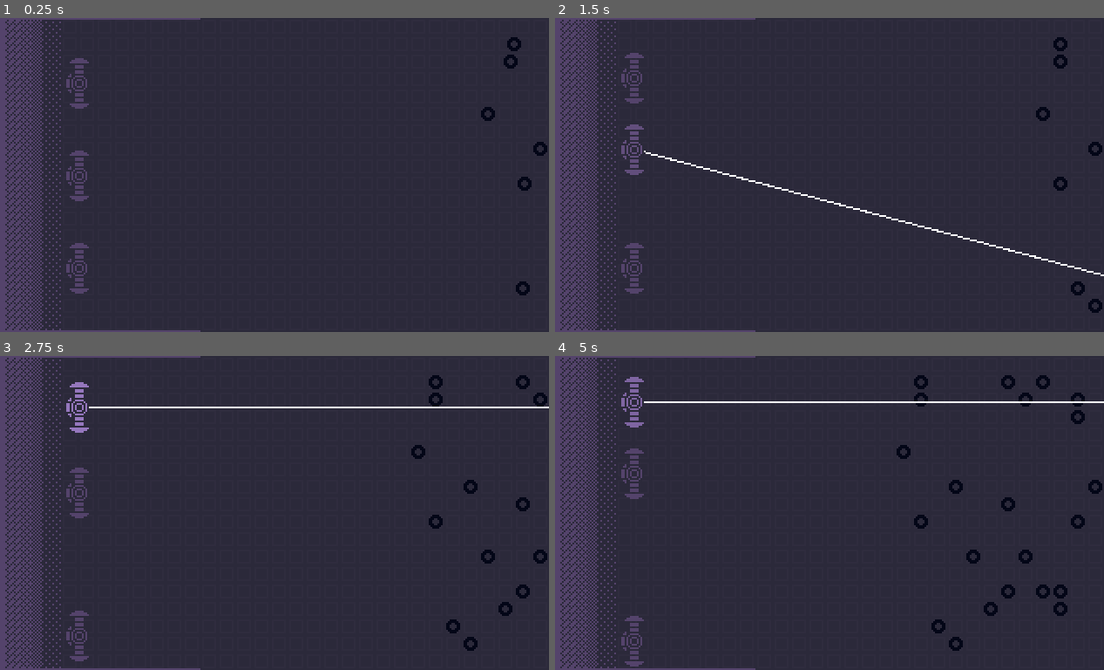
Above: before the commit, frames 1-4 (two rows, left to right).
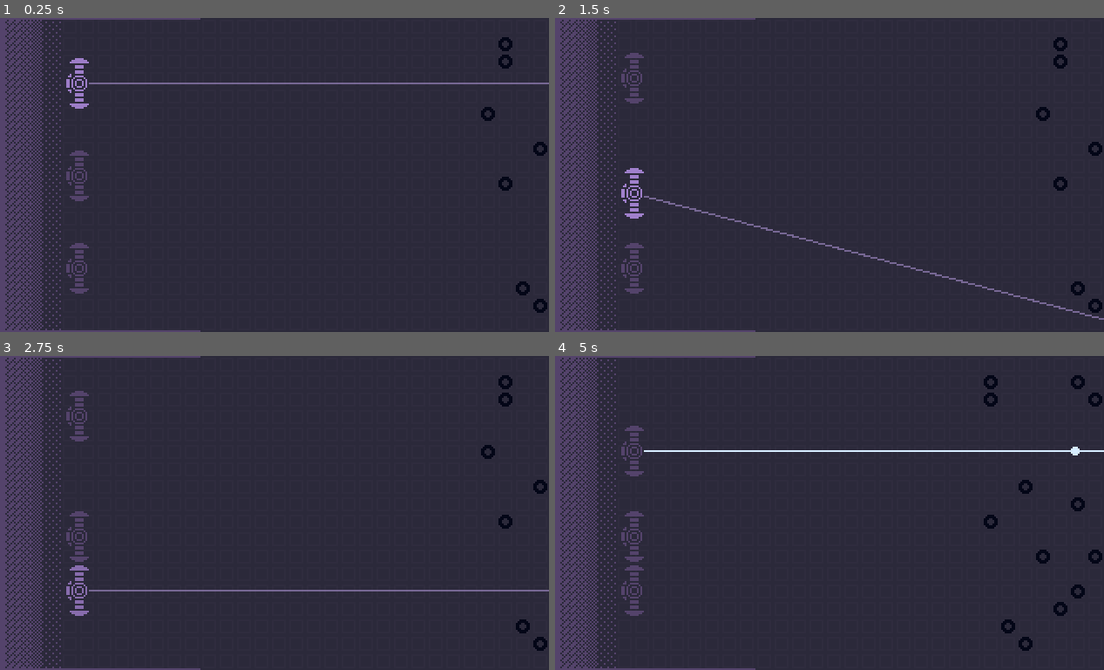
Above: after the commit, the same moments.

Repository: Aurif/Lightwave
Game: Godot game, scene res://scene.tscn
Two runs of this game, one before a commit and one after it. Both use one fixed random seed, a clock stepped at 60 frames per second and the inputs below.
Inputs:
- Up to frame 1 (0.25 s): no input
- Up to frame 2 (1.5 s): tap Enter at 0.5 s; hold A (move_up) 0.53-1.28 s; tap Shift at 0.6 s; hold D (move_down) from 1.28 s (still down); tap W (switch_angle) at 1.35 s
- Up to frame 3 (2.75 s): tap Shift at 1.55, 2.1 s; release D (move_down) at 2.03 s; hold A (move_up) from 2.03 s (still down)
- Up to frame 4 (5 s): tap Shift at 2.85, 3.8, 4.35 s; release A (move_up) at 3.53 s; hold D (move_down) from 3.53 s (still down); tap W (switch_angle) at 3.6 s

The runs differ from the first frame. In frame 1, 1.1% of the frame differs, in the area x 12-100%, y 6-94%; in frame 2, 1.4%; in frame 3, 3.7%; in frame 4, 4.6%, in the area x 12-100%, y 6-99%.

Commit message:
Added firing and enemy destroying

Diff:
--- a/components/mol/enemy/enemy.tscn
+++ b/components/mol/enemy/enemy.tscn
@@ -1,8 +1,18 @@
-[gd_scene load_steps=2 format=3 uid="uid://0x73rcsem3bv"]
+[gd_scene load_steps=3 format=3 uid="uid://0x73rcsem3bv"]
 
 [ext_resource type="Texture2D" uid="uid://buchx102g1mv7" path="res://assets/sprites/enemies/default.png" id="1_uy72o"]
 
-[node name="Enemy" type="Sprite2D"]
+[sub_resource type="RectangleShape2D" id="RectangleShape2D_uy72o"]
+size = Vector2(10, 10)
+
+[node name="Hitbox" type="Area2D"]
+collision_layer = 4
+collision_mask = 0
+
+[node name="CollisionShape2D" type="CollisionShape2D" parent="."]
+shape = SubResource("RectangleShape2D_uy72o")
+
+[node name="Enemy" type="Sprite2D" parent="."]
 z_index = 1
 texture_filter = 1
 texture = ExtResource("1_uy72o")
--- a/components/mol/laser/laser.gd
+++ b/components/mol/laser/laser.gd
@@ -12,7 +12,7 @@
 func _ready() -> void:
     _handle_active_change()
 
-func _physics_process(_delta):
+func _physics_process(_delta) -> void:
     if not is_active:
         return
     var direction: float = Input.get_action_strength("move_down") \
@@ -30,6 +30,7 @@
 ###
 ### Firing handling
 ###
+signal FireLaser(path: Array[Vector2], callback: Callable)
 signal OnFired
 func set_active() -> void:
     self.is_active = true
@@ -39,17 +40,30 @@
     if not is_active:
         return
 
-    if event is InputEventKey and event.pressed and not event.echo:
-        if event.keycode == KEY_SHIFT:
-            print("FIRE IN THE HOLE!!!")
-            is_active = false
-            OnFired.emit.call_deferred()
+    if event is InputEventKey and event.pressed and not event.echo and event.keycode == KEY_SHIFT:
+            _fire_laser()
 
     if event is InputEventKey and event.pressed \
      and InputMap.event_is_action(event, "switch_angle") \
      and (not event.echo or Time.get_ticks_msec() > sweep_last_exec + SWEEP_COOLDOWN):
         sweep_last_exec = Time.get_ticks_msec()
         switch_angle()
+
+func _fire_laser() -> void:
+    %LaserLine.default_color = Color('#d6ecff')
+    is_active = false
+    FireLaser.emit(_get_laser_path(), _after_fired)
+
+func _get_laser_path() -> Array[Vector2]:
+    var result: Array[Vector2] = []
+    for point in %LaserLine.points:
+        result.append(%LaserLine.to_global(point))
+    return result
+
+func _after_fired() -> void:
+    %LaserLine.visible = false
+    %LaserLine.default_color = Color('#d1b3ff73')
+    OnFired.emit.call_deferred()
 
 ###
 ### Aim handling
@@ -106,4 +120,5 @@
         tween.tween_property(modulate_target,"modulate",Color(2, 2, 2),0.13)
         tween.tween_property(modulate_target,"modulate",Color.WHITE,0.9)
 
-    %LaserLine.visible = is_active
+    if is_active:
+        %LaserLine.visible = true
--- a/components/mol/laser/laser.tscn
+++ b/components/mol/laser/laser.tscn
@@ -33,10 +33,12 @@
 
 [node name="LaserLine" type="Line2D" parent="."]
 unique_name_in_owner = true
+visible = false
 z_index = -2
 position = Vector2(0, 0.5)
 points = PackedVector2Array(0, 0, 22, 0)
 width = 1.0
+default_color = Color(0.82000005, 0.7, 1, 0.4509804)
 
 [node name="RayCast" type="RayCast2D" parent="."]
 unique_name_in_owner = true
--- /dev/null
+++ b/components/org/bullet_tracer/bullet_tracer.gd
@@ -0,0 +1,64 @@
+extends Node
+
+@export var laser: Area2D
+
+var current_path: Array[Vector2] = []
+const LASER_SPEED: float = 400
+
+func _physics_process(delta: float) -> void:
+    if not is_active:
+        return
+
+    for area in laser.get_overlapping_areas():
+        area.queue_free()
+    _update_laser_pos(LASER_SPEED*delta)
+    if len(current_path) < 2:
+        _on_laser_finished()
+
+func _update_laser_pos(distance_to_travel: float) -> void:
+    if len(current_path) < 2:
+        return
+
+    var current_pos: Vector2 = laser.global_position
+    while distance_to_travel > 0 and len(current_path) >= 2:
+        var current_start: Vector2 = current_path[0]
+        var current_end: Vector2 = current_path[1]
+
+        var line_vec: Vector2 = current_end - current_start
+        var line_len: float = line_vec.length()
+        if line_len == 0.0:
+            return
+
+        var dir: Vector2 = line_vec.normalized()
+        var current_traveled: float = (current_pos - current_start).dot(dir)
+
+        if line_len-current_traveled <= distance_to_travel:
+            current_pos = current_end
+            distance_to_travel -= line_len-current_traveled
+            current_path.pop_front()
+        else:
+            current_pos = current_start + dir * (current_traveled + distance_to_travel)
+            distance_to_travel = 0
+
+    laser.global_position = current_pos
+
+###
+### Hooks
+###
+var is_active: bool = false
+var on_finish_callback: Callable
+func start_laser(path: Array[Vector2], callback: Callable) -> void:
+    laser.global_position = path[0]
+    laser.visible = true
+    is_active = true
+    current_path = path
+    on_finish_callback = callback
+
+func _on_laser_finished() -> void:
+    if not is_active:
+        return
+    is_active = false
+
+    on_finish_callback.call()
+    laser.visible = false
+    current_path = []
--- a/components/org/enemy_manager/enemy_manager.gd
+++ b/components/org/enemy_manager/enemy_manager.gd
@@ -14,19 +14,23 @@
 # TODO: Ramping wave difficulty
 # TODO: More enemy types
 # TODO: Some upgrades for kills
+# TODO: Way to win / final sequence
 # TODO: Overlay darkness
 # TODO: Title screen with instructions and keybinds
 # TODO: A way to actually lose hp / lose game
 func _ready() -> void:
     if tick_on_start:
-        tick_enemies.call_deferred()
+        tick_enemies.call_deferred(true)
 
-func tick_enemies() -> void:
+func tick_enemies(instant: bool = false) -> void:
     movement_anim_delays.clear()
     _move_enemies()
     for i in range(MOVE_DISTANCE-1, -1, -1):
-        _spawn_enemy_wave(i)
+        _spawn_enemy_wave(i, instant)
 
+    if instant:
+        AfterTick.emit()
+        return
     var delay_tween: Tween = get_tree().create_tween().bind_node(self)
     delay_tween.tween_interval(movement_anim_delays.values().max()+MOVEMENT_SPEED)
     delay_tween.tween_callback(AfterTick.emit)
@@ -59,8 +63,11 @@
 const MOVEMENT_OVERLAP_MIN: float = 0.03
 const MOVEMENT_OVERLAP_MAX: float = 0.1
 var movement_anim_delays: Dictionary[int, float] = {}
-func _move_enemy(node: Node2D, new_pos: Vector2i, start_pos_delta: Vector2 = Vector2.ZERO) -> void:
+func _move_enemy(node: Node2D, new_pos: Vector2i, start_pos_delta: Vector2 = Vector2.ZERO, instant: bool = false) -> void:
     var new_pos_px: Vector2 = new_pos * Vector2i(-10, 10) + Vector2i(-5, 5)
+    if instant:
+        node.position = new_pos_px
+        return
     if start_pos_delta != Vector2.ZERO:
         node.position = new_pos_px + start_pos_delta
 
@@ -76,7 +83,7 @@
 ###
 ### Spawning
 ###
-func _spawn_enemy_wave(layer: int = 0) -> void:
+func _spawn_enemy_wave(layer: int = 0, instant: bool = false) -> void:
     var valid_spawn_points: Array[Vector2i] = []
     for y in range(max_size.y+1):
         if enemy_map.has(Vector2i(layer, y)):
@@ -86,10 +93,20 @@
     valid_spawn_points.shuffle()
     if len(valid_spawn_points) > 0:
         for i in range(randi_range(1, min(3, len(valid_spawn_points)))):
-            _spawn_enemy(valid_spawn_points[i])
+            _spawn_enemy(valid_spawn_points[i], instant)
 
-func _spawn_enemy(pos: Vector2i) -> void:
+func _spawn_enemy(pos: Vector2i, instant: bool = false) -> void:
     var node: Node2D = enemy_prefab.instantiate()
     add_child(node)
-    _move_enemy(node, pos, Vector2(MOVE_DISTANCE*10, 0))
+    _move_enemy(node, pos, Vector2(MOVE_DISTANCE*10, 0), instant)
     enemy_map[pos] = node
+    node.tree_exiting.connect(_clear_pos.bind(node))
+
+###
+### Destroying
+###
+func _clear_pos(target: Node2D) -> void:
+    for key in enemy_map:
+        if enemy_map[key] == target:
+            enemy_map.erase(key)
+            return
--- a/project.godot
+++ b/project.godot
@@ -44,6 +44,8 @@
 
 2d_physics/layer_1="Turret"
 2d_physics/layer_2="Walls"
+2d_physics/layer_3="Enemies"
+2d_physics/layer_4="Laser"
 
 [rendering]
 
--- a/scene.tscn
+++ b/scene.tscn
@@ -1,10 +1,12 @@
-[gd_scene load_steps=11 format=3 uid="uid://cro2m5utrrmnf"]
+[gd_scene load_steps=14 format=3 uid="uid://cro2m5utrrmnf"]
 
 [ext_resource type="Texture2D" uid="uid://228xusoviqnl" path="res://assets/sprites/base.png" id="3_3253y"]
 [ext_resource type="Texture2D" uid="uid://cojumbjwvp5mf" path="res://assets/sprites/bg.png" id="3_m7jmp"]
 [ext_resource type="PackedScene" uid="uid://chs5l1e6nieeb" path="res://components/mol/laser/laser.tscn" id="3_u3cyc"]
 [ext_resource type="Script" uid="uid://bw0oganconan3" path="res://components/org/enemy_manager/enemy_manager.gd" id="4_m7jmp"]
 [ext_resource type="PackedScene" uid="uid://0x73rcsem3bv" path="res://components/mol/enemy/enemy.tscn" id="5_y2354"]
+[ext_resource type="Script" uid="uid://dtvs6dv3k5mdl" path="res://components/org/bullet_tracer/bullet_tracer.gd" id="6_ni31j"]
+[ext_resource type="Texture2D" uid="uid://b8k4vbrr0xegr" path="res://assets/sprites/laser_point.png" id="6_y2354"]
 
 [sub_resource type="WorldBoundaryShape2D" id="WorldBoundaryShape2D_3253y"]
 normal = Vector2(1, 0)
@@ -19,6 +21,9 @@
 
 [sub_resource type="RectangleShape2D" id="RectangleShape2D_u3cyc"]
 size = Vector2(120, 1)
+
+[sub_resource type="RectangleShape2D" id="RectangleShape2D_ni31j"]
+size = Vector2(5, 5)
 
 [node name="Root" type="Node2D"]
 
@@ -112,7 +117,27 @@
 enemy_prefab = ExtResource("5_y2354")
 max_size = Vector2i(25, 18)
 
+[node name="BulletTracer" type="Node" parent="." node_paths=PackedStringArray("laser")]
+script = ExtResource("6_ni31j")
+laser = NodePath("Bullet")
+
+[node name="Bullet" type="Area2D" parent="BulletTracer"]
+visible = false
+position = Vector2(55, 15)
+collision_layer = 8
+collision_mask = 4
+
+[node name="CollisionShape2D" type="CollisionShape2D" parent="BulletTracer/Bullet"]
+shape = SubResource("RectangleShape2D_ni31j")
+
+[node name="Sprite2D" type="Sprite2D" parent="BulletTracer/Bullet"]
+texture_filter = 1
+texture = ExtResource("6_y2354")
+
+[connection signal="FireLaser" from="Lasers/Laser" to="BulletTracer" method="start_laser"]
 [connection signal="OnFired" from="Lasers/Laser" to="Lasers/Laser2" method="set_active"]
+[connection signal="FireLaser" from="Lasers/Laser2" to="BulletTracer" method="start_laser"]
 [connection signal="OnFired" from="Lasers/Laser2" to="Lasers/Laser3" method="set_active"]
+[connection signal="FireLaser" from="Lasers/Laser3" to="BulletTracer" method="start_laser"]
 [connection signal="OnFired" from="Lasers/Laser3" to="Enemies" method="tick_enemies"]
 [connection signal="AfterTick" from="Enemies" to="Lasers/Laser" method="set_active"]
Binary file added: assets/sprites/laser_point.png
Not shown, added: assets/sprites/laser_point.png.import
Not shown, added: components/org/bullet_tracer/bullet_tracer.gd.uid
